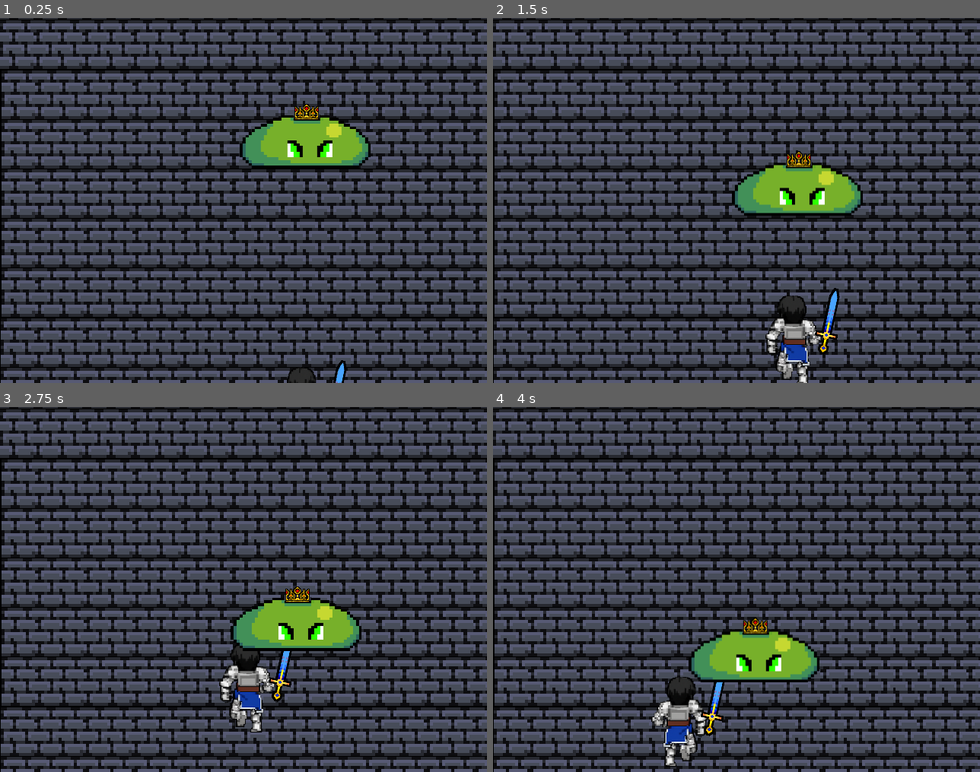
Above: before the commit, frames 1-4 (two rows, left to right).
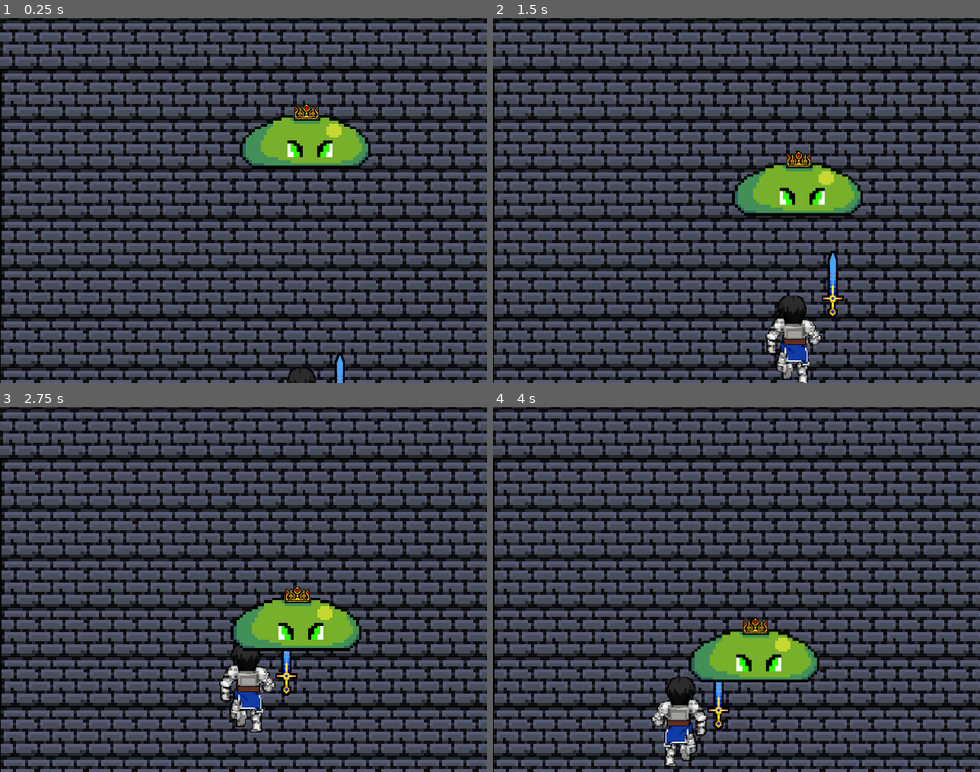
Above: after the commit, the same moments.

Repository: PablitoBueno/dungeonCrawler
Game: Godot game, scene res://main.tscn
Two runs of this game, one before a commit and one after it. Both use one fixed random seed, a clock stepped at 60 frames per second and the inputs below.
Inputs (mouse positions are in pixels of both pictures, inside the frame that each line leads up to):
- Up to frame 1 (0.25 s): no input
- Up to frame 2 (1.5 s): move the mouse to (712, 273) at 0.52 s; hold W (move_up) from 0.53 s (still down); click (712, 273) at 0.6 s; move the mouse to (882, 255) at 1.27 s; click (882, 255) at 1.35 s
- Up to frame 3 (2.75 s): move the mouse to (97, 534) at 2.02 s; release W (move_up) at 2.03 s; hold A (move_left) from 2.03 s (still down); click (97, 534) at 2.1 s
- Up to frame 4 (4 s): move the mouse to (760, 589) at 2.77 s; click (760, 589) at 2.85 s; move the mouse to (663, 498) at 3.52 s; release A (move_left) at 3.53 s; hold S (move_down) from 3.53 s (still down); click (663, 498) at 3.6 s

The runs differ from the first frame. In frame 1, 0.1% of the frame differs, in the area x 68-72%, y 91-100%; in frame 2, 0.6%, in the area x 66-73%, y 63-92%; in frame 3, 0.4%; in frame 4, 0.4%.

Commit message:
Add files via upload

Diff:
--- a/DungeonCrawlerLite/scenes/sword.tscn
+++ b/DungeonCrawlerLite/scenes/sword.tscn
@@ -12,14 +12,14 @@
 script = ExtResource( 1 )
 
 [node name="Sprite" type="Sprite" parent="."]
-position = Vector2( 33.4132, 25.6079 )
-rotation = 0.201013
+position = Vector2( 42.0425, 30.14 )
+rotation = -0.00645208
 scale = Vector2( 0.480917, 0.524469 )
 texture = ExtResource( 2 )
 
 [node name="CollisionShape2D" type="CollisionShape2D" parent="."]
-position = Vector2( 46.3087, 28.5045 )
-rotation = 0.201013
+position = Vector2( 52.3298, 30.4399 )
+rotation = -0.0161613
 shape = SubResource( 1 )
 
 [connection signal="body_entered" from="." to="." method="_on_Sword_body_entered"]
--- a/DungeonCrawlerLite/scripts/player.gd
+++ b/DungeonCrawlerLite/scripts/player.gd
@@ -33,10 +33,11 @@
 
 	move_and_slide(velocity)
 
-	if Input.is_action_just_pressed("attack"):
+	# Ataca ao apertar tecla de ataque ou botão esquerdo do mouse
+	if Input.is_action_just_pressed("attack") or Input.is_action_just_pressed("mouse_left_click"):
 		sword_instance.activate_attack()
 
 func take_damage(amount):
 	health -= amount
 	if health <= 0:
-		queue_free() # Player desaparece
+		queue_free()
--- a/DungeonCrawlerLite/scripts/sword.gd
+++ b/DungeonCrawlerLite/scripts/sword.gd
@@ -1,28 +1,54 @@
 extends Area2D
 
 var damage = 2
-var attack_duration = 0.2
+var attack_duration = 0.3
 var attack_timer = 0.0
 
+var attack_distance = 40
+var attack_speed = 300
+var start_position = Vector2.ZERO
+var target_position = Vector2.ZERO
+var moving_forward = false
+var moving_back = false
+
 func _ready():
-	set_process(false) # Desativa o processamento por padrão
-	$CollisionShape2D.set_deferred("disabled", true) # Desativa a colisão por padrão
+	set_process(false)
+	$CollisionShape2D.set_deferred("disabled", true)
 
 func activate_attack():
 	set_process(true)
 	$CollisionShape2D.set_deferred("disabled", false)
 	attack_timer = attack_duration
 
+	start_position = position
+	# Estocada para cima (norte), Y negativo
+	target_position = start_position + Vector2(0, -attack_distance)
+	moving_forward = true
+	moving_back = false
+
 func _process(delta):
 	attack_timer -= delta
-	if attack_timer <= 0:
+
+	if moving_forward:
+		position = position.move_toward(target_position, attack_speed * delta)
+		if position.distance_to(target_position) < 1:
+			moving_forward = false
+			moving_back = true
+
+	elif moving_back:
+		position = position.move_toward(start_position, attack_speed * delta)
+		if position.distance_to(start_position) < 1:
+			moving_back = false
+
+	if attack_timer <= 0 and not moving_forward and not moving_back:
 		deactivate_attack()
 
 func deactivate_attack():
 	set_process(false)
 	$CollisionShape2D.set_deferred("disabled", true)
+	position = start_position
 
 func _on_Sword_body_entered(body):
 	if body.has_method("take_damage"):
 		body.take_damage(damage)
-		deactivate_attack() # Garante que a espada não cause dano múltiplas vezes no mesmo ataque
+		deactivate_attack()
